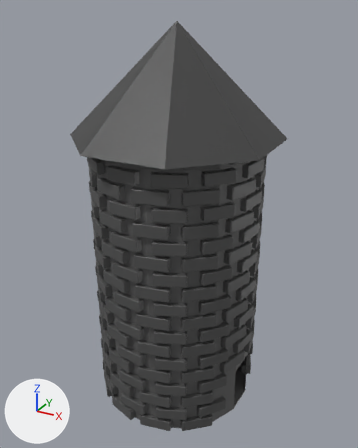
The FBX model Dragones/Assets/prefabs/tower.fbx as it was, and as the next commit left it.
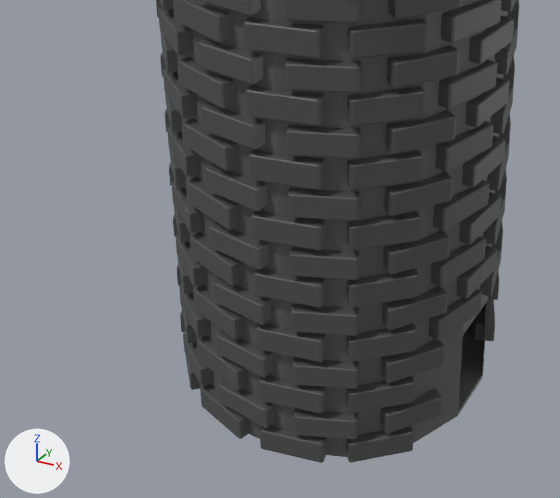
Old and new are each drawn whole from a 50 mm lens placed at (13.4, -24.1, 23.7), pointed at (0.0, 0.3, 11.5) and again close up on the part from 5% to 79% of the width and 48% to 100% of the height. Lighting does not change. The marker at lower left points along +X, +Y and +Z. Where no turn or scale is listed for an object, it has been applied to the vertices.

The first close-up shows 'tower'.
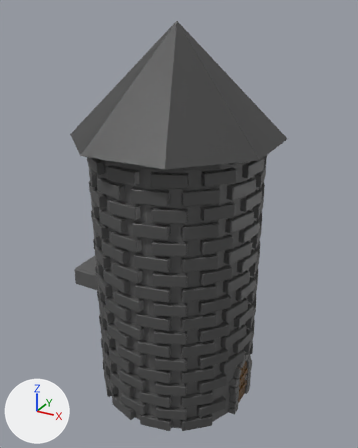
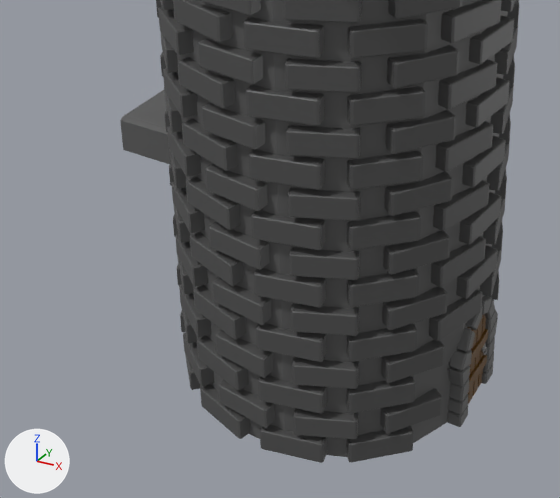
Where the newer file only moved an object's origin or applied its transform, the numbers keep the older frame.

Boxes [x1, y1, x2, y2] around the edits, measured in the close-ups (560 x 498 px):
'tower', reshaped: before [156, 0, 519, 463]; after [120, 0, 519, 463]
'door', added (brown): after [467, 314, 489, 404]
    faces in mat_material_006 (picture img_paleta_de_colores_png): [467, 314, 489, 404]
part 1 of me_cylinder_001, built on: before [172, 0, 508, 233]; after [120, 0, 508, 234]
part 2 of me_cylinder_001, added: after [448, 296, 498, 427]

The change in detail:
Material 'Material.011' (mat_material_011) is new.
Its texture is img_paleta_de_colores_png.
Material 'Material.008' (mat_material_008) is new.
Its texture is img_paleta_de_colores_png.
Material 'Material.006' (mat_material_006) is new.
Its texture is img_paleta_de_colores_png.
Material 'Material.007' (mat_material_007) is new.
Its texture is img_paleta_de_colores_png.
me_cylinder_001 is used by ob_tower; location (-0.01, 0.02, 9.57).
me_cylinder_001 had 11108 vertices, 11786 faces and spanned x -5.7..5.7, y -5.8..5.7, z -9.6..13.5.
me_cylinder_001 now has 6358 vertices, 6752 faces and spans x -6.7..5.7, y -5.8..5.7, z -9.6..13.5.
me_cylinder_001 part 1: 125 vertices removed from x -5.0..4.7, y -4.7..4.7, z -3.0..1.2; 421 vertices added at x -6.7..4.7, y -4.7..4.7, z -3.0..2.0.
me_cylinder_001 part 2: 336 vertices added at x 4.5..4.9, y -1.6..1.3, z -9.6..-5.9.
me_cylinder_001 now uses material mat_material_011 (picture img_paleta_de_colores_png).
me_cylinder_001 now uses material mat_material_008 (picture img_paleta_de_colores_png).
Mesh me_plane_004 is new.
It has 594 vertices, 600 faces and spans x -0.27..0.13, y -1.25..0.46, z -1.64..1.64.
Faces by material slot: [326, 274].
It uses material mat_material_006 (picture img_paleta_de_colores_png).
It uses material mat_material_007 (picture img_paleta_de_colores_png).
Object 'door' (ob_door) is new; it shows me_plane_004.
Its location is (4.77, 0.29, 1.67).
